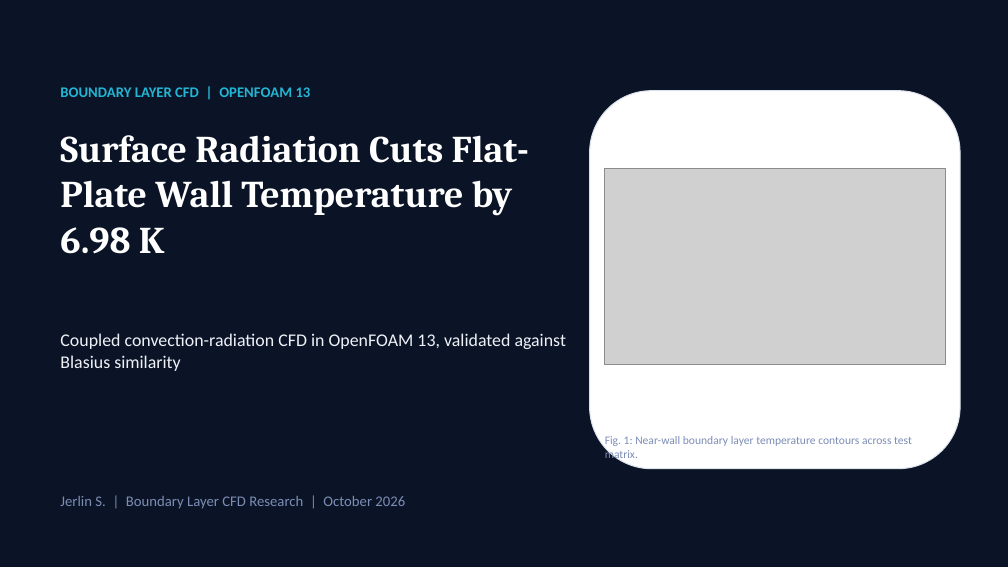
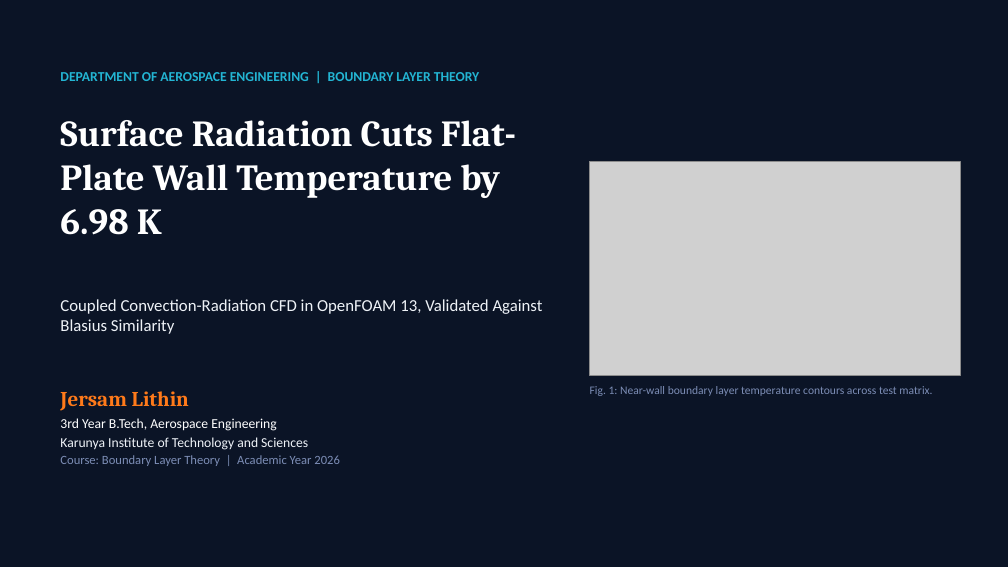
Before and after one commit to Jersam-l/flat-plate-with-radiation-cfd, a slide deck: slide 1 of Flat_Plate_Radiation_CFD_Pitch.pptx. Drawn at 1008x567 pixels with LibreOffice and Linux fonts; fonts in the diff are those of the drawing; grey boxes stand for pictures. Boxes give left, top, right and bottom in pixels: in the first picture for what was removed or moved away, otherwise in the second. Text is boxed around its words. In the diff, an @@ line names an element or a change of style, - is before the commit and + after.

```diff
--- a/Flat_Plate_Radiation_CFD_Pitch.pptx
+++ b/Flat_Plate_Radiation_CFD_Pitch.pptx
@@ text at <box>60,72,479,81</box>: text changed; size 14 to 13 pt @@
-BOUNDARY LAYER CFD | OPENFOAM 13
+DEPARTMENT OF AEROSPACE ENGINEERING | BOUNDARY LAYER THEORY
@@ text "Surface Radiation Cuts Flat-Plate Wall ...": place and size @@
-text "Surface Radiation Cuts Flat-Plate Wall ..." at <box>60,135,529,254</box>
+text "Surface Radiation Cuts Flat-Plate Wall ..." at <box>60,120,516,235</box>
@@ text "Surface Radiation Cuts Flat-Plate Wall ..." at <box>60,120,516,235</box>: size 36 to 35 pt @@
@@ rounded rectangle removed at <box>590,91,960,469</box> @@
@@ picture: place and size @@
-picture at <box>605,168,945,364</box>
+picture at <box>590,161,960,375</box>
@@ text at <box>60,299,543,334</box>: text changed; size 17 to 16 pt @@
-Coupled convection-radiation CFD in OpenFOAM 13, validated against Blasius similarity
+Coupled Convection-Radiation CFD in OpenFOAM 13, Validated Against Blasius Similarity
@@ text "Fig. 1: Near-wall boundary layer ..." rewrapped from <box>605,436,912,462</box> to <box>590,386,932,396</box> @@
@@ text at <box>60,391,339,466</box>: text changed; size 14 to 13 pt @@
-Jerlin S. | Boundary Layer CFD Research | October 2026
+Jersam Lithin
+3rd Year B.Tech, Aerospace Engineering
+Karunya Institute of Technology and Sciences
+Course: Boundary Layer Theory | Academic Year 2026
```
Also in this commit, not shown: 13 other slides changed, 25 other files.
